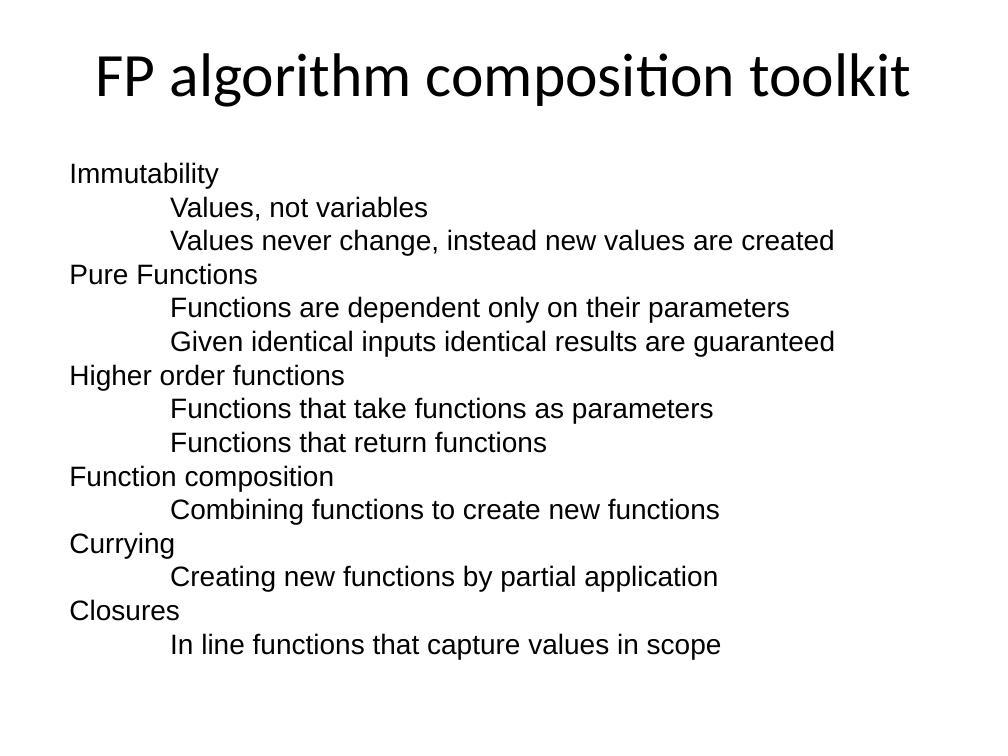
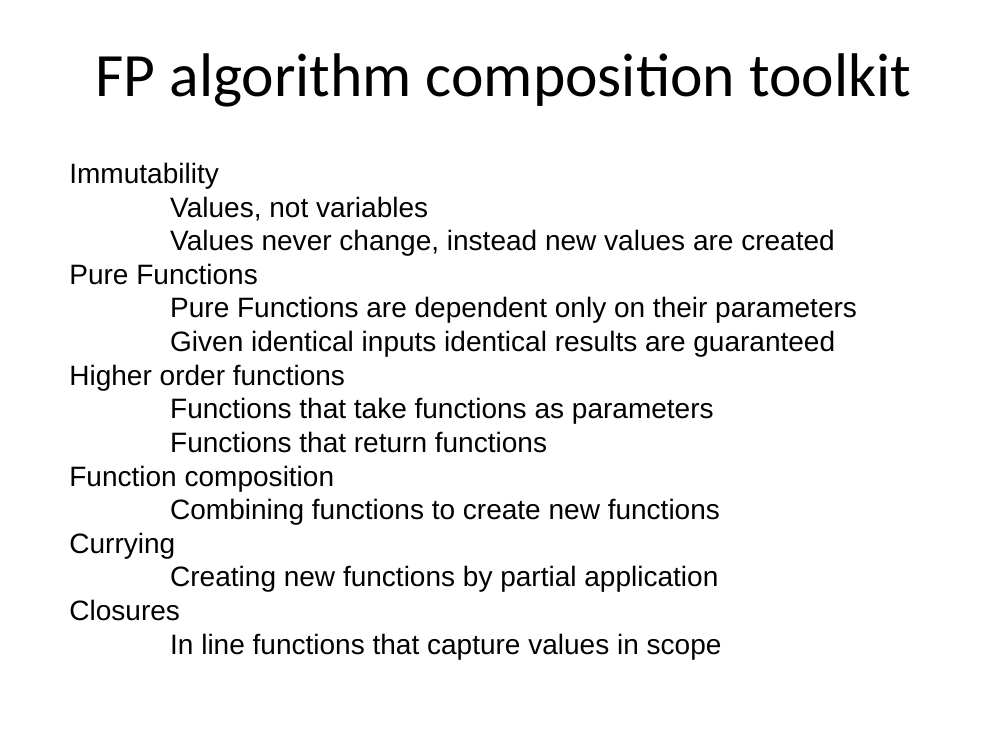
Before and after one commit to mlidbom/FSharpElevate, a slide deck: slide 6 of FSharp2.pptx (slide 7 before the commit). Drawn at 1008x756 pixels with LibreOffice and Linux fonts; fonts in the diff are those of the drawing. Boxes give left, top, right and bottom in pixels: in the first picture for what was removed or moved away, otherwise in the second. Text is boxed around its words. In the diff, an @@ line names an element or a change of style, - is before the commit and + after.

```diff
--- a/FSharp2.pptx
+++ b/FSharp2.pptx
@@ text in free at (170, 296, 857, 323): text changed @@
-Functions are dependent only on their parameters
+Pure Functions are dependent only on their parameters
```
Also in this commit, not shown: 5 other slides changed, 2 slides removed.
